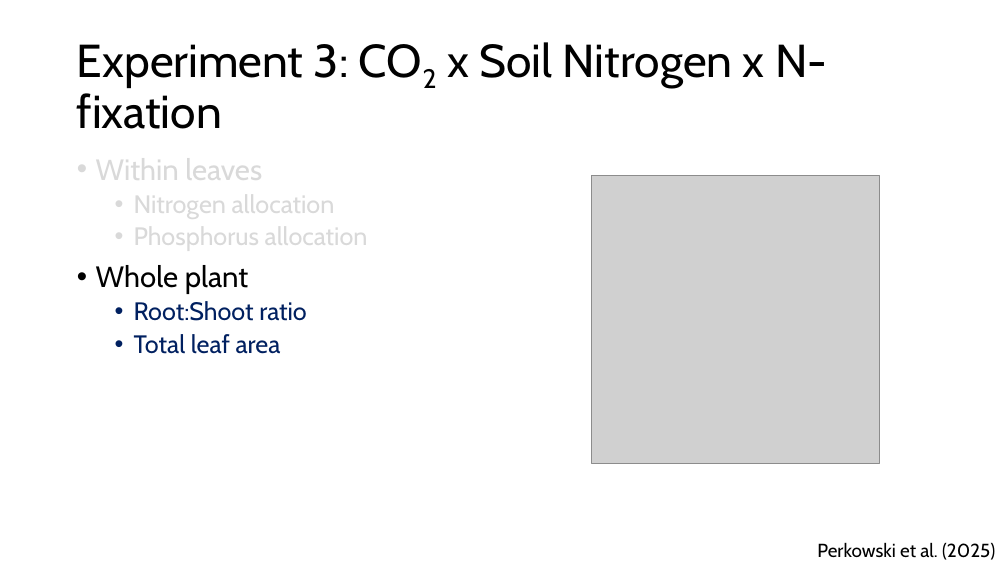
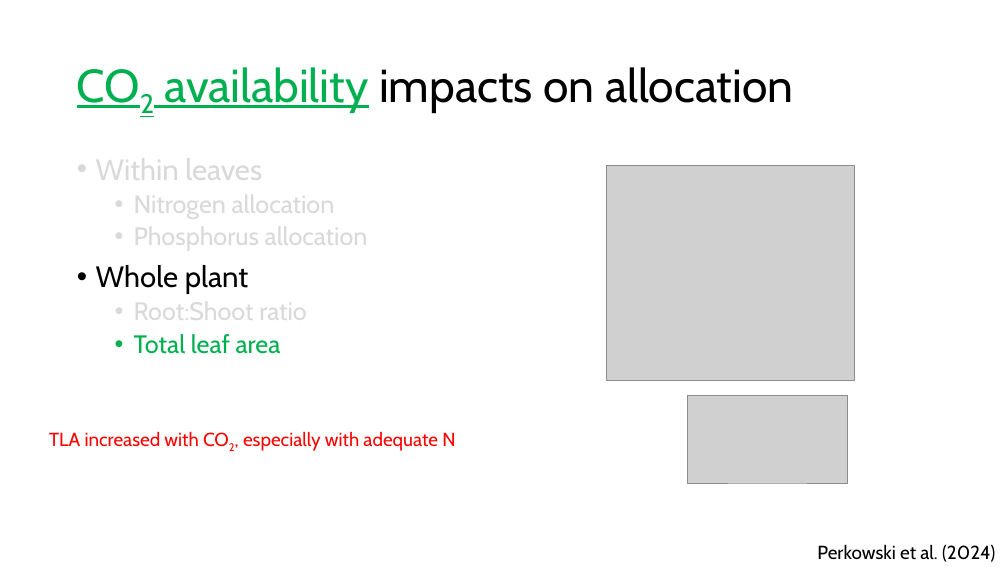
Before and after one commit to SmithEcophysLab/seminar, a slide deck: slide 19 of 2026_lemontree_allocation/src/lt_science_allocation_smith.pptx (slide 14 before the commit). Drawn at 1008x567 pixels with LibreOffice and Linux fonts; fonts in the diff are those of the drawing; grey boxes stand for pictures. Boxes give left, top, right and bottom in pixels: in the first picture for what was removed or moved away, otherwise in the second. Text is boxed around its words. In the diff, an @@ line names an element or a change of style, - is before the commit and + after.

```diff
--- a/2026_lemontree_allocation/src/lt_science_allocation_smith.pptx
+++ b/2026_lemontree_allocation/src/lt_science_allocation_smith.pptx
@@ title at <box>165,67,793,112</box>: text changed @@
-Experiment 3: CO2 x Soil Nitrogen x N-fixation
+CO2 availability impacts on allocation
@@ picture: place and size @@
-picture at <box>591,175,879,464</box>
+picture at <box>607,166,855,381</box>
@@ text at <box>134,296,306,354</box>: text colour #002060 to #D9D9D9 in "Root:Shoot ratio"; text colour #002060 to #00B050 in "Total leaf area" @@
@@ picture added at <box>687,395,848,483</box> @@
@@ text added at <box>49,431,455,451</box>, 18 pt, text #FF0000 @@
+TLA increased with CO2, especially with adequate N
@@ text at <box>817,544,995,562</box>: text changed @@
-Perkowski et al. (2025)
+Perkowski et al. (2024)
```
Also in this commit, not shown: 13 other slides changed, 17 slides added.
